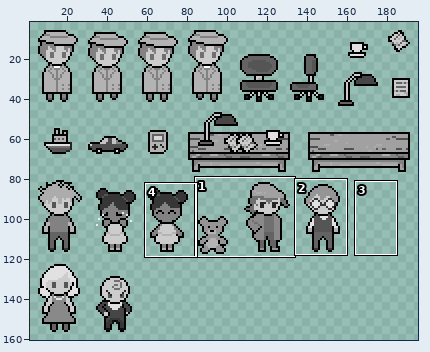
Sprite sheet, stored at src/assets/spritesheet.png. The first picture is a wide view before the edit; the outline marks the close-up.
Close-up. Before the commit:
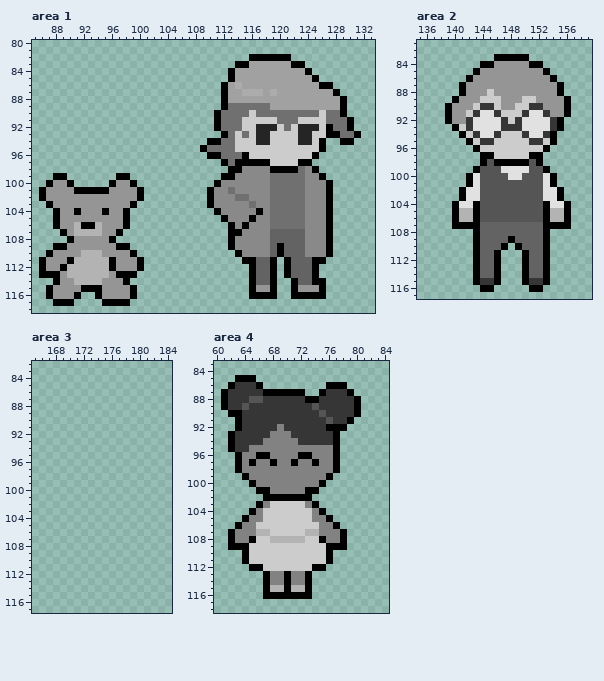
The file is 200x200 pixels. Colours within 5 levels of each other are drawn and written as one. Shown: area 1: x 85..133, y 80..118; area 2: x 135..159, y 81..117; area 3: x 165..184, y 82..117; area 4: x 60..84, y 83..118. The wide view leaves out empty margins. The commit also changed other parts of the picture, which this record leaves out.
The result:
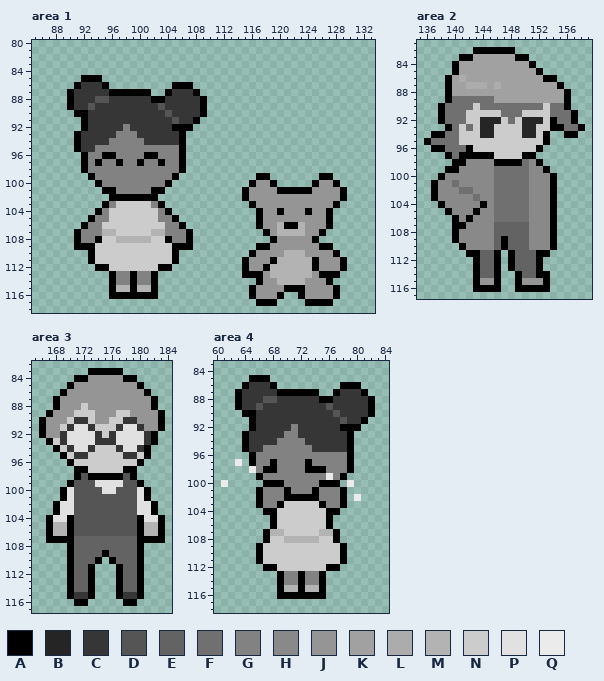
Palette (. is transparent): A #000000  B #252525  C #363636  D #555555  E #636363  F #707070  G #828282  H #898989  J #959595  K #a1a1a1  L #acacac  M #b3b3b3  N #cccccc  P #e1e1e1  Q #ebebeb
The exact change:
Changed rows in their new state; - is an unchanged pixel.
Area 1:
first column x 86:
 82 ------------------------------......----------
 83 ----------------------------..........--------
 84 ---------------------------............-------
 85 ------AAA------------------.............------
 86 -----ACCCA---------AAA----................----
 87 ----ACCCCCAAAAAA--ACCCA---.................---
 88 ----ACCCDDCCCCCCAACCCCCA--..................--
 89 ----ACCDCCCCCCCCCDCCCCCA--..................--
 90 -----AACCCCCCCCCCCDCCCCA-...................--
 91 ------ACCCCCCCCCCCCDCCA--....................-
 92 ------ACCCCCGCCCCCCAAA---....................-
 93 -----ACCCCCGGGCCCCCCA-----....................
 94 -----ACCCCGGGGGCCCCCA---.................--..-
 95 -----ACCGGGGGGGGGGGGA--..................-----
 96 ------AGGAAGGGGAAGGGA---................------
 97 ------AGAGGAGGAGGAGGA-----.............-------
 98 ------AGGGGGGGGGGGGGA------.............------
 99 --..---AGGGGGGGGGGGA------.....AA.......-A----
100 -....---AGGGGGGGGGA------.....AJJA.....AJJA---
101 .........-AGGGGGAA------.....AJJJJAAAAAJJJJA--
102 ..........AAAA-AA-------.....AJJJJJJJJJJJJJA--
103 -........AGNNNNNGA------......AJJJJJJJJJJJA---
104 --......AGNNNNNNNGA------......-JJAJJJAJJ-----
105 --.....AGGNNNNNNNGGA------.....AJJJJJJJJJ-----
106 --....-GGNNNNNNNNNGGA------....AJJMAAMJJJ-----
107 ---..AGGGMMNNNNNMMGGGA-----.....AJMMMMJJA.----
108 ----.AGGANNMMMMMNNAGGA-----......AJJJJJA..----
109 --...AAANNNNNNNNNNNAAA-----....AAJJJJJJJA-----
110 -......ANNNNNNNNNNNA--------..AJJJJMMMJJJJA---
111 .......ANNNNNNNNNNNA----------JJJ-MMMMM-JJJA--
112 ........AANNNNNNNAA----------AJJAMMMMMM-JJJA--
113 ..........AGG-GGA------------A-AJMMMMMMJAAA---
114 --........AGGAGGA-------------.AJJMMMMJJJA----
115 -.........AMM-MMA----------------JJA-A--JJA---
116 -.....--..AAA-AAA--------------JJJA-.-JJJJA---
117 --...----....------------------AAA----AAAA----
Area 2:
first column x 136:
 82 -------AAAAAA----------
 83 -----AAKKKKKK----------
 84 ----AKKKKKKKKKK-.------
 85 ----AKKKKKKKKKKKA.-----
 86 ---AKLKKKKKKKKKKKA-----
 87 ---AKKLLLKLKKKKKKKK----
 88 ---AKKKKKKKKKKKKKKKKA--
 89 ---AFFFFFFKKKKKKKKKK---
 90 --AFFFF-FFFFFFFFFNFF---
 91 --AFFF-NNNNFFFNNNNFFFA-
 92 --AFFFNNBBBNFNBBBNAFFA-
 93 ---AF-FNBBNNNNBBNNA-FFA
 94 -AAFFN-NBBN---BBNA.-AA-
 95 AFFFFNN-NN-----NNA.----
 96 -AAFFFAN--------A.-----
 97 ---AFAAA------A-.------
 98 ----AAHHHH----FH-------
 99 ---AAHHHHHFFFFFHH------
100 --AHHHHHHHFFFFFHHH-----
101 -AHHFHHHHHFFFFFHHH-----
102 -AHHHFFHHHFFFFFHHHA.---
103 -AHHHHHFHHFFFFFHHHA.---
104 --AHHHHHAHFFFFFHHHA..--
105 ---AHHH-HHFFFFFHHHA..--
106 -----HAHHHFFFFFHHHA..--
107 ------HHHH-----HHH-..--
108 ----AHHHHH-----HHHA----
109 ----AHHHHH-AE--HHHA----
110 -----AHHHH--EE-HHHA----
111 ------A-----AEE-A------
112 ------------AEE-A.-----
113 ------------AEE-A.-----
114 -------------AE-A------
115 --------JJ---AJJJ------
116 -------A--A--AA--A-----
Area 3:
first column x 166:
 83 -------AAAAA------
 84 -----AAJJJJJAA----
 85 ----AJJJJJJJJJA---
 86 ---AJJJJJJJJJJJA--
 87 --AJJJJJJJJJJJJJA-
 88 --AJJJNJJJJJJJJJA-
 89 -AJJJNNNJJJNNJJJJA
 90 AJJJNCCNJJNNCCJJJA
 91 AJJNCPPCNNNCPPCJJA
 92 AJJCPPPPCNCPPPPCA-
 93 -ANCPPPPCCCPPPPCA-
 94 --ANCPPCNNNCPPCA--
 95 ---ANCCNNNNNCCNA--
 96 ----ANNNNNNNNNA---
 97 -----AANNNNNAA----
 98 -----ADAAAAADA----
 99 ----ADDDPPPPDDA---
100 ---APDDDDPPDDDPA--
101 ---APDDDDDDDDDPA--
102 --APPDDDDDDDDDPPA-
103 --APPDDDDDDDDDPPA-
104 -APPADDDDDDDDDAPPA
105 -AMMADDDDDDDDDAMMA
106 -AMMADDDDDDDDDAMMA
107 -AAAAEEEEEEEEEAAAA
108 ----AEEEEEEEEEA---
109 ----AEEEEAEEEEA---
110 ----AEEEA-AEEEA---
111 ----AEEA---AEEA---
112 ----AEEA---AEEA---
113 ----AEEA---AEEA---
114 ----AEEA---AEEA---
115 ----ACCA---ACCA---
116 -----AA-----AA----
Area 4:
first column x 61:
 85 --..-AA---------------
 86 -..A-CCA-------..-AA--
 87 ..A---CC----AA..A-CCA-
 88 ..A-CCDD----CCAA---CCA
 89 ..AC-D-------C-D---CCA
 90 -..AA---------C-D--CCA
 91 --..A----------C-DCCA-
 92 --..A---C-G----CC-AA--
 93 -..A---CC-G-----CCA---
 94 -..A--CC---G----CCA---
 95 -..ACC-------CCCCCA---
 96 --..AGG----GG---GGA---
 97 --Q.------G-AG--GGA---
 98 --..Q-AA----AAA-GGA---
 99 ---..A---------QGA----
100 Q---..AAA------AA-Q---
101 ------G--A--G-GGGA----
102 -----AGGG----AGGGA-Q--
103 -------GA---NNAGGA----
104 ----..AA-----NNAA-----
105 ---....A-----NN-------
106 --.....A------NA.-----
107 -.....AMM---NNMMA.----
108 -.....ANN---MMNNA.----
109 -....A---------NN-----
110 ---..A---------NNA----
111 ---..A---------NNA----
112 ----..AA-----NNAA-----
113 ------..AG-AGGA-------
114 ------..AG-AGGA-------
115 ------..AM-AMMA-------
116 ------..-----AA-------
